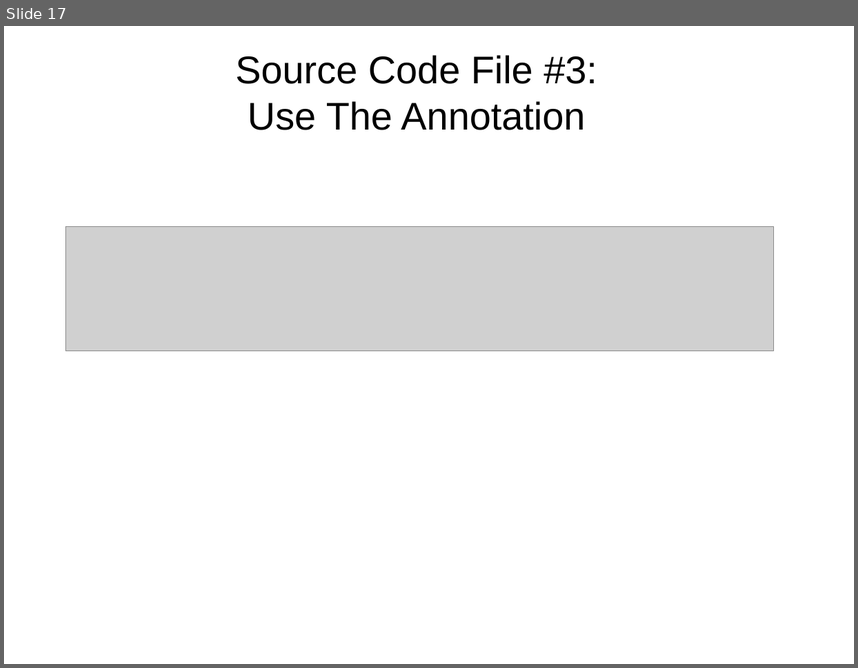
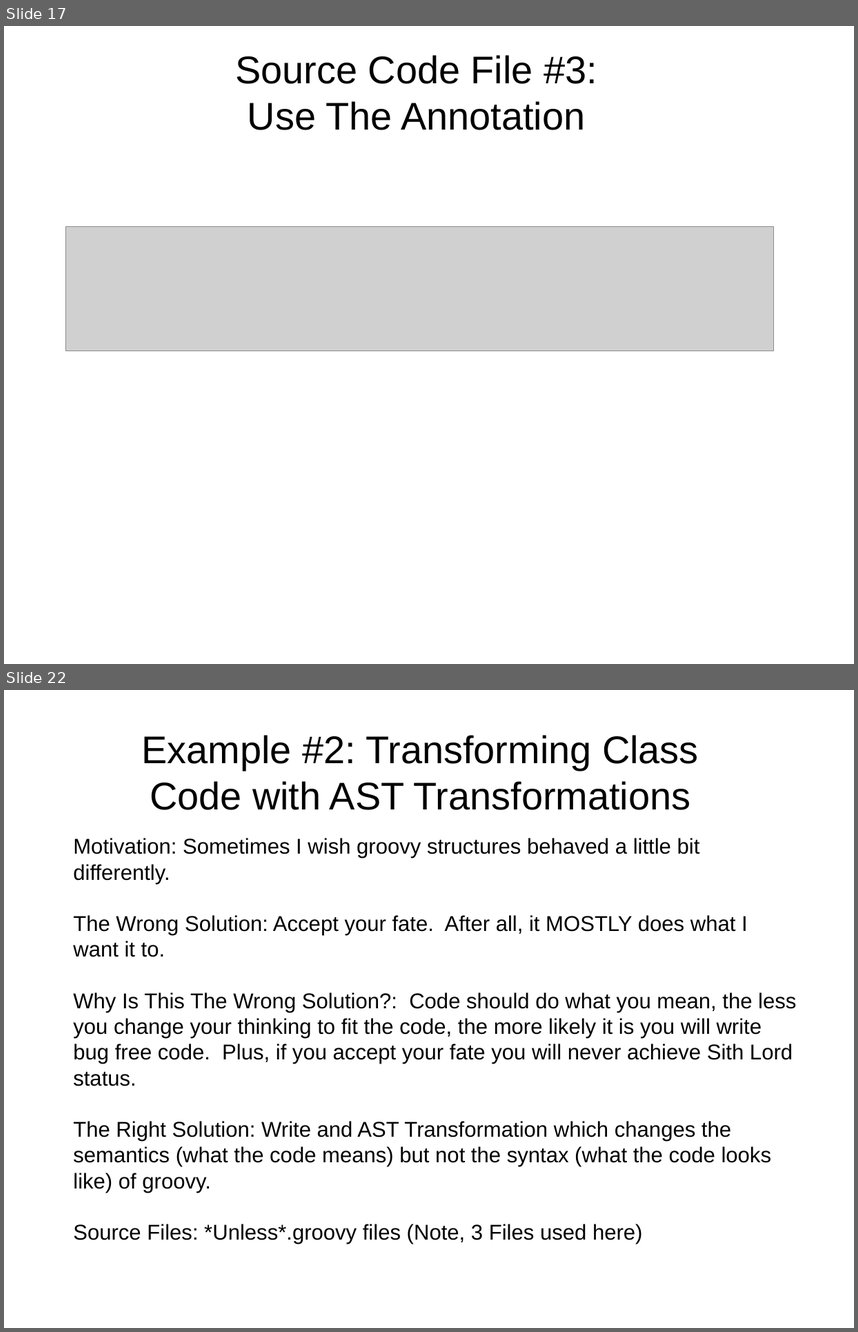
Before and after one commit to dwclark/AstTransformations, a slide deck: asttransformations.odp. Shown one above the other, each under a label of ours: slide 17 before the commit, slides 17 and 22 after it; the slides between them are not shown. The pictures are 858x668 and 858x1332 pixels, drawn with LibreOffice and Linux fonts; fonts in the diff are those of the drawing; grey boxes stand for pictures. Boxes give left, top, right and bottom in pixels: in the first picture for what was removed or moved away, otherwise in the second. Text is boxed around its words. In the diff, an @@ line names an element or a change of style, - is before the commit and + after.

```diff
--- a/asttransformations.odp
+++ b/asttransformations.odp
@@ slide 22 added at [4,690,854,1328], background #FFFFFF @@
@@ text added at [142,735,699,810], 36 pt, text #000000 @@
+Example #2: Transforming Class Code with AST Transformations
@@ text added at [73,838,796,1192], 20 pt, text #000000 @@
+Motivation: Sometimes I wish groovy structures behaved a little bit differently.
+The Wrong Solution: Accept your fate. After all, it MOSTLY does what I want it to.
+Why Is This The Wrong Solution?: Code should do what you mean, the less you change your thinking to fit the code, the more likely it is you will write bug free code. Plus, if you accept your fate you will never achieve Sith Lord status.
+The Right Solution: Write and AST Transformation which changes the semantics (what the code means) but not the syntax (what the code looks like) of groovy.
+Source Files: *Unless*.groovy files (Note, 3 Files used here)
```
Also in this commit, not shown: 7 other slides added, 1 other file.
